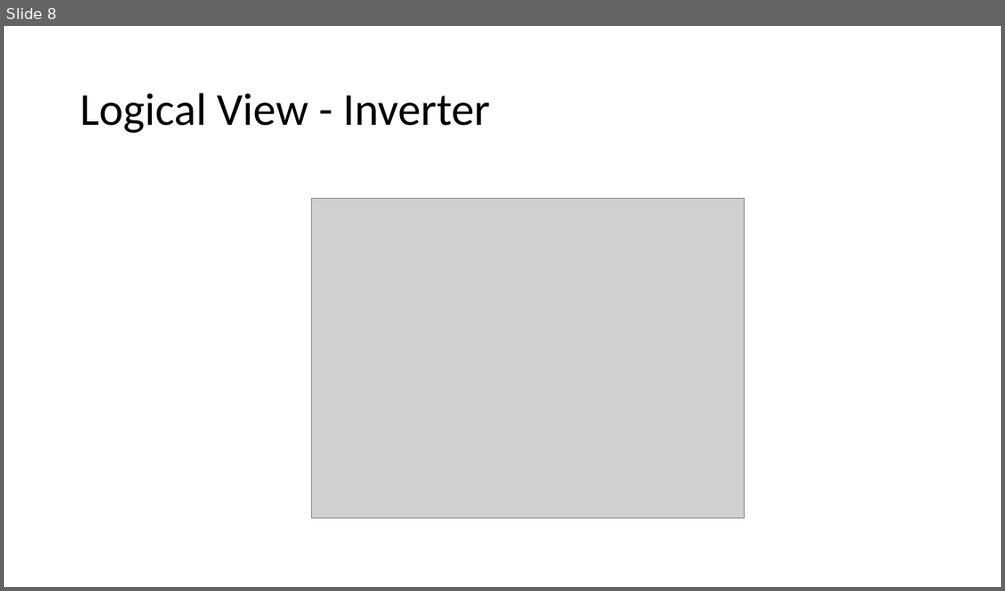
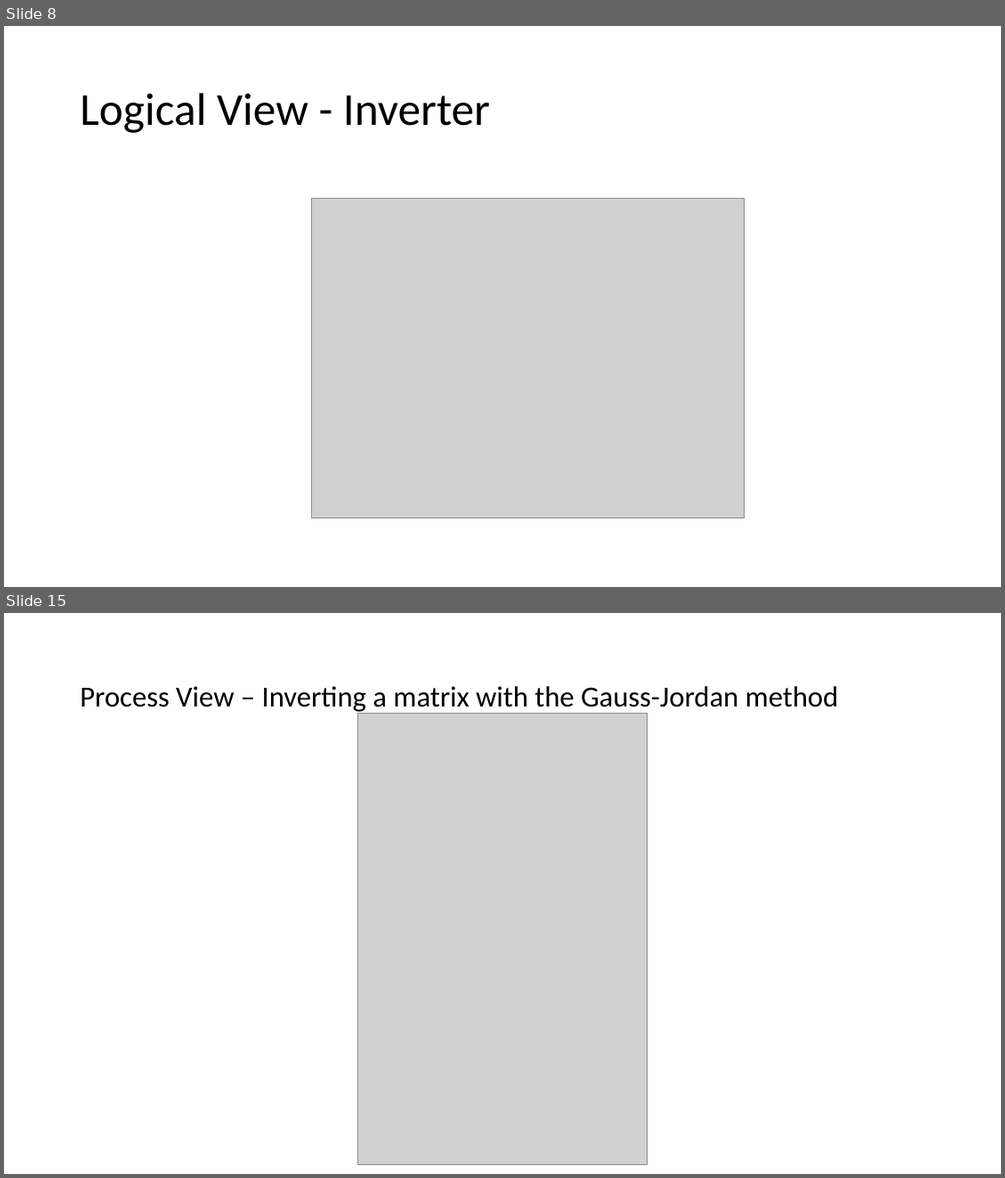
Before and after one commit to vkostyukov/la4j, a slide deck: ArchSW-docs/La4j.pptx. Shown one above the other, each under a label of ours: slide 8 before the commit, slides 8 and 15 after it; the slides between them are not shown. The pictures are 1005x591 and 1005x1178 pixels, drawn with LibreOffice and Linux fonts; fonts in the diff are those of the drawing; grey boxes stand for pictures. Boxes give left, top, right and bottom in pixels: in the first picture for what was removed or moved away, otherwise in the second. Text is boxed around its words. In the diff, an @@ line names an element or a change of style, - is before the commit and + after.

```diff
--- a/ArchSW-docs/La4j.pptx
+++ b/ArchSW-docs/La4j.pptx
@@ slide 15 added at [4,613,1001,1174], background #FFFFFF @@
@@ title added at [80,686,839,714], 28 pt, text #000000 @@
+Process View – Inverting a matrix with the Gauss-Jordan method
@@ picture added at [357,714,647,1165] @@
```
Also in this commit, not shown: 10 other slides added.
